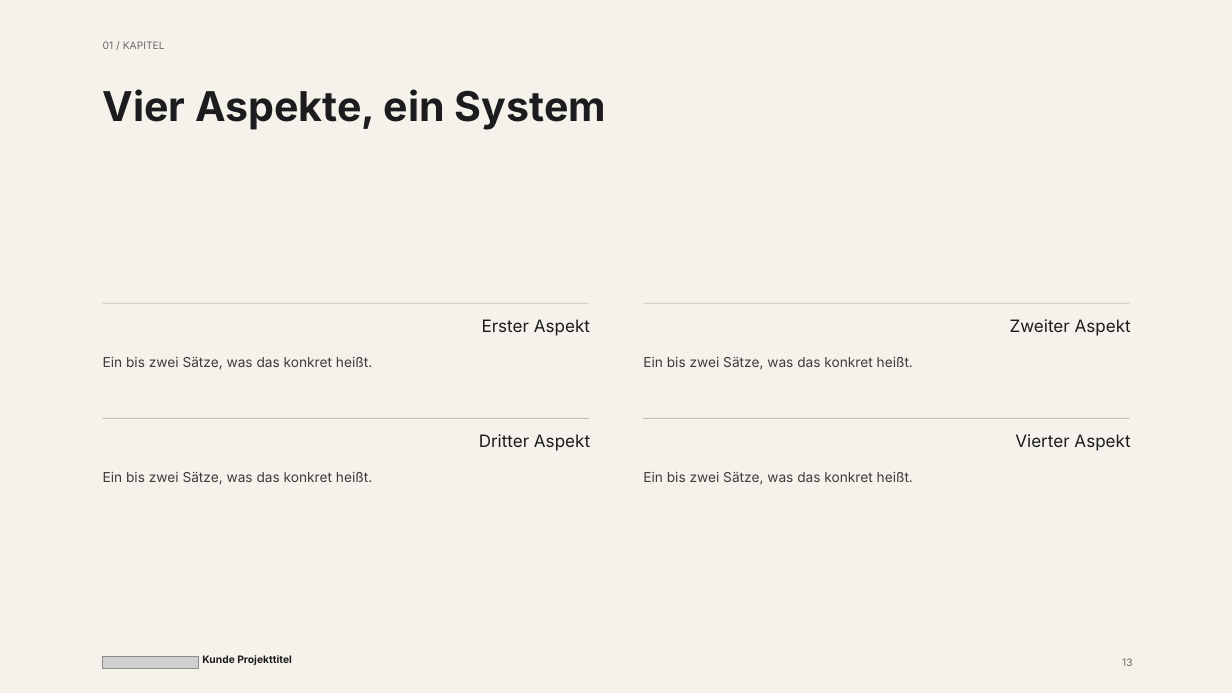
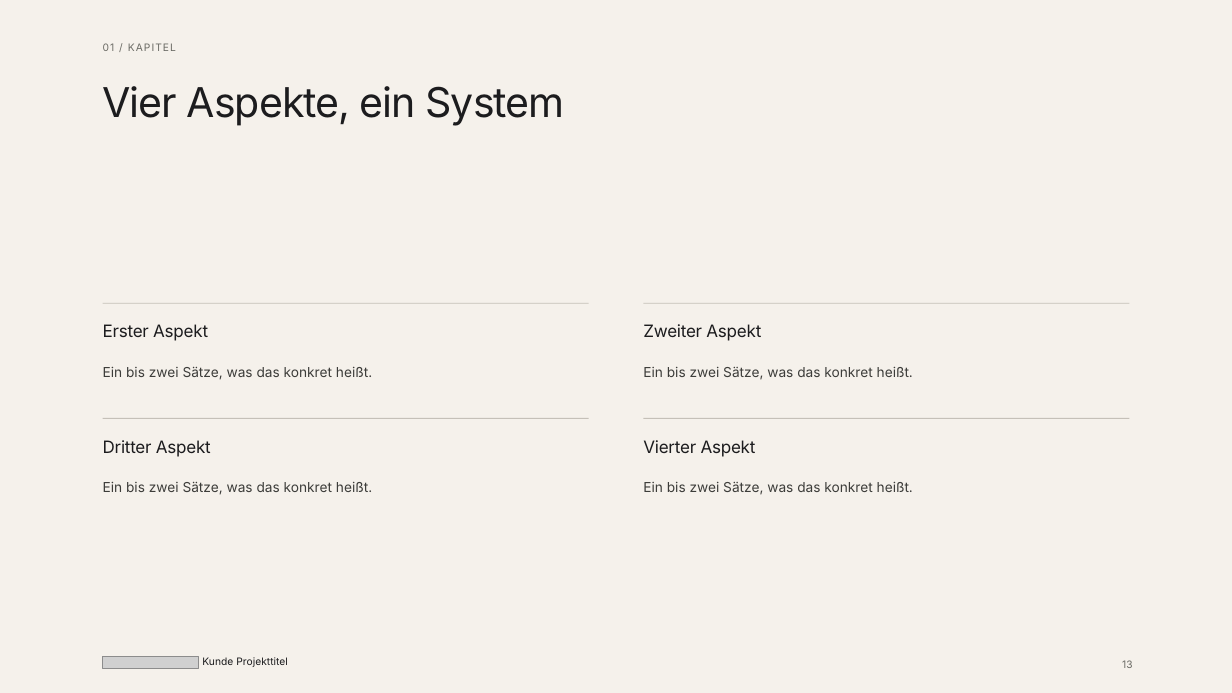
Before and after one commit to BMNils/bridgemaker-brandbook, a slide deck: slide 13 of langdock/pptx-template/bridgemaker-slides-template.pptx. Drawn at 1232x693 pixels with LibreOffice and Linux fonts; fonts in the diff are those of the drawing; grey boxes stand for pictures. Boxes give left, top, right and bottom in pixels: in the first picture for what was removed or moved away, otherwise in the second. Text is boxed around its words. In the diff, an @@ line names an element or a change of style, - is before the commit and + after.

```diff
--- a/langdock/pptx-template/bridgemaker-slides-template.pptx
+++ b/langdock/pptx-template/bridgemaker-slides-template.pptx
@@ text "01 / KAPITEL" at (x1=103, y1=43, x2=115, y2=51): letter spacing 0 to 0.8 pt; line spacing 1 to 11.2pt @@
@@ text "Vier Aspekte, ein System" at (x1=103, y1=86, x2=565, y2=126): letter spacing 0 to -0.8 pt, bold off; line spacing 1 to 36.8pt @@
@@ text at (x1=103, y1=324, x2=208, y2=341): paragraph added @@
+Erster Aspekt
@@ text "Erster Aspekt" moved from (x1=103, y1=357, x2=372, y2=370) to (x1=103, y1=324, x2=372, y2=380) @@
@@ text removed at (x1=482, y1=319, x2=590, y2=336) @@
-Erster Aspekt
@@ text at (x1=643, y1=324, x2=761, y2=341): paragraph added @@
+Zweiter Aspekt
@@ text "Zweiter Aspekt" moved from (x1=643, y1=357, x2=913, y2=370) to (x1=643, y1=324, x2=913, y2=380) @@
@@ text removed at (x1=1010, y1=319, x2=1131, y2=336) @@
-Zweiter Aspekt
@@ text at (x1=103, y1=367, x2=372, y2=380): line spacing 1 to 17.1pt; more space between paragraphs @@
@@ text at (x1=643, y1=367, x2=913, y2=380): line spacing 1 to 17.1pt; more space between paragraphs @@
@@ text at (x1=103, y1=440, x2=211, y2=457): paragraph added @@
+Dritter Aspekt
@@ text "Dritter Aspekt" moved from (x1=103, y1=472, x2=372, y2=485) to (x1=103, y1=440, x2=372, y2=495) @@
@@ text removed at (x1=479, y1=434, x2=590, y2=451) @@
-Dritter Aspekt
@@ text at (x1=643, y1=440, x2=756, y2=457): paragraph added @@
+Vierter Aspekt
@@ text "Vierter Aspekt" moved from (x1=643, y1=472, x2=913, y2=485) to (x1=643, y1=440, x2=913, y2=495) @@
@@ text removed at (x1=1015, y1=434, x2=1130, y2=451) @@
-Vierter Aspekt
@@ text at (x1=103, y1=482, x2=372, y2=495): line spacing 1 to 17.1pt; more space between paragraphs @@
@@ text at (x1=643, y1=482, x2=913, y2=495): line spacing 1 to 17.1pt; more space between paragraphs @@
@@ text "Kunde Projekttitel" at (x1=202, y1=657, x2=288, y2=667): bold off; line spacing 1 to 11.2pt @@
@@ text "13" at (x1=1122, y1=660, x2=1132, y2=668): line spacing 1 to 11.2pt @@
```
Also in this commit, not shown: 19 other slides changed, 2 other files.
